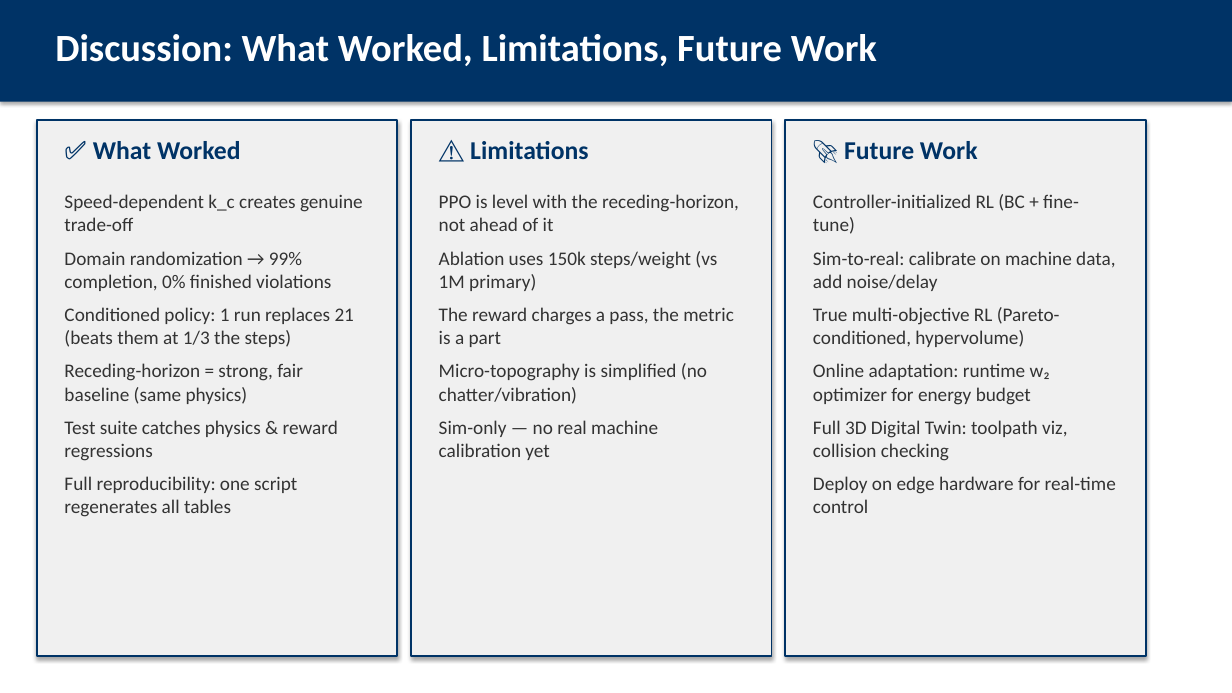
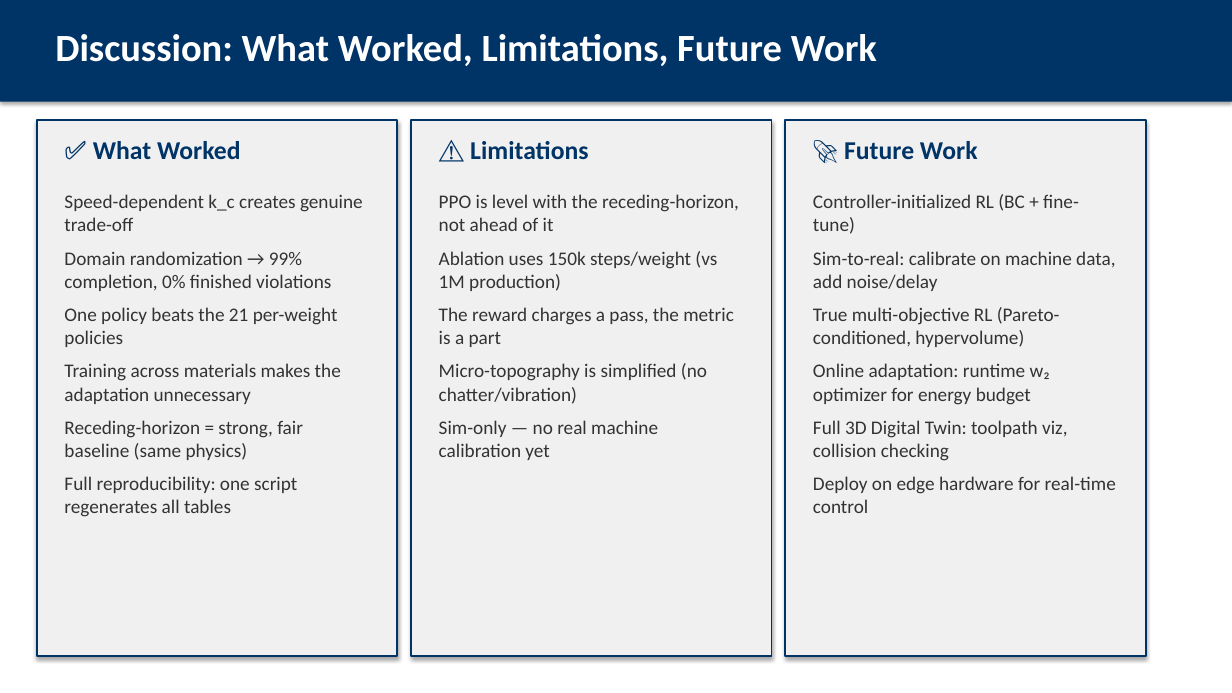
Before and after one commit to AbhinandIITM/AI-in-Mfg, a slide deck: slide 15 of report/presentation.pptx (slide 14 before the commit). Drawn at 1232x693 pixels with LibreOffice and Linux fonts; fonts in the diff are those of the drawing. Boxes give left, top, right and bottom in pixels: in the first picture for what was removed or moved away, otherwise in the second. Text is boxed around its words. In the diff, an @@ line names an element or a change of style, - is before the commit and + after.

```diff
--- a/report/presentation.pptx
+++ b/report/presentation.pptx
@@ text at bbox=[439, 251, 717, 291]: text changed @@
-Ablation uses 150k steps/weight (vs 1M primary)
+Ablation uses 150k steps/weight (vs 1M production)
@@ text at bbox=[64, 307, 341, 404]: text changed @@
-Conditioned policy: 1 run replaces 21 (beats them at 1/3 the steps)
+One policy beats the 21 per-weight policies
+Training across materials makes the adaptation unnecessary
@@ text at bbox=[64, 420, 338, 461]: paragraph removed @@
-Test suite catches physics & reward regressions
```
Also in this commit, not shown: 9 other slides changed, 4 slides added, 3 slides removed, 50 other files.
